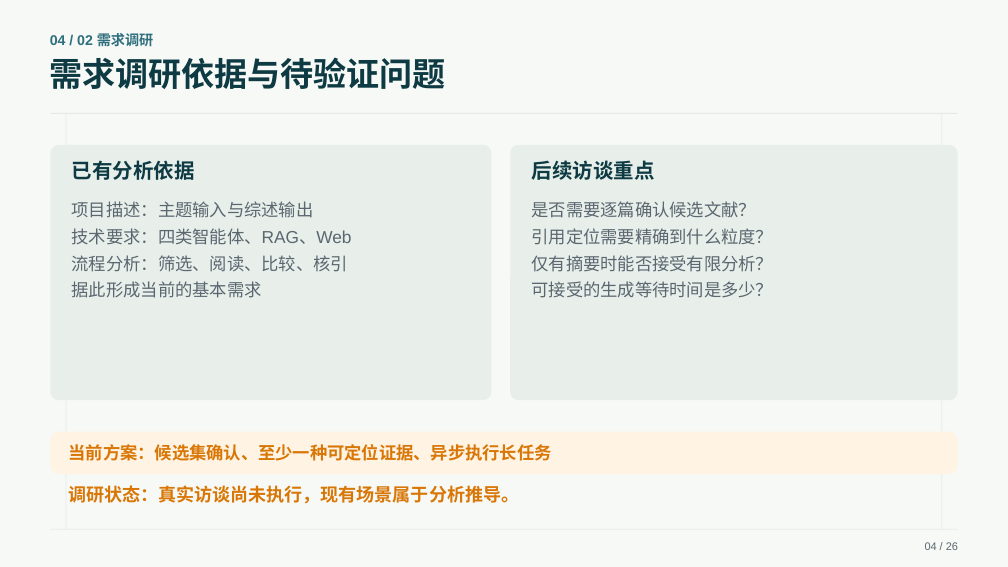
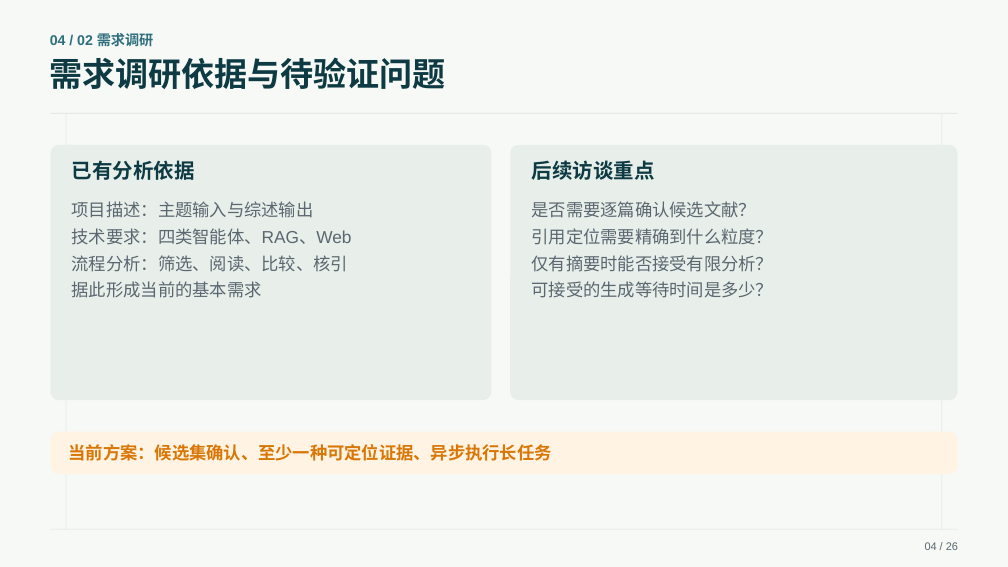
Before and after one commit to wdxf2/Paper-Agent, a slide deck: slide 4 of 需求分析/需求分析设计汇报第二版.pptx. Drawn at 1008x567 pixels with LibreOffice and Linux fonts; fonts in the diff are those of the drawing. Boxes give left, top, right and bottom in pixels: in the first picture for what was removed or moved away, otherwise in the second. Text is boxed around its words. In the diff, an @@ line names an element or a change of style, - is before the commit and + after.

Commit message:
更新需求分析设计汇报第二版

```diff
--- a/需求分析/需求分析设计汇报第二版.pptx
+++ b/需求分析/需求分析设计汇报第二版.pptx
@@ text removed at (69, 485, 520, 504) @@
-调研状态：真实访谈尚未执行，现有场景属于分析推导。
```
Also in this commit, not shown: 7 other slides changed.
